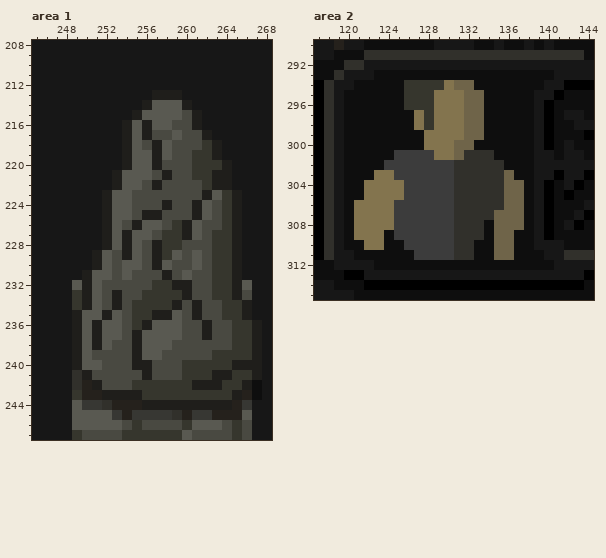
A pixel-art file gets an edit: Rogue/Sprites/TemplateBackground02.aseprite. Above, as it was before the edit.
344x456 pixels, 1 frame. Colours within 5 levels of each other are drawn and written as one. Shown: area 1: x 245..268, y 208..247; area 2: x 117..144, y 290..315. The commit also changed other parts of the picture, which this record leaves out.
The result:
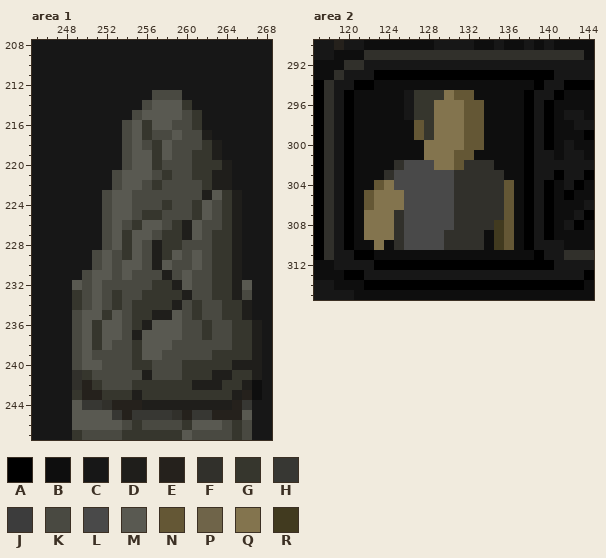
Palette (. is transparent): A #000000  B #0e0e0e  C #171717  D #1f1e1b  E #25211c  F #31302b  G #36362d  H #373733  J #3c3c3c  K #494941  L #494949  M #595951  N #645735  P #6f6449  Q #83744e  R #413a1f
Edits made:
--- area 1, layer "GridCellsTop"
@@ x 245..268 @@
 212 CCCCCCCCCCCCCCCCCCCCCCCC
-213 CCCCCCCCCCCCDDDCCCCCCCCC
-214 CCCCCCCCCCCDMMMDCCCCCCCC
-215 CCCCCCCCCCDMMMMKDCCCCCCC
-216 CCCCCCCCCDMDMMKKDCCCCCCC
-217 CCCCCCCCCDMDKKMKKDCCCCCC
-218 CCCCCCCCCDMKDMKKKGDCCCCC
-219 CCCCCCCCCDMMDMKKGGDCCCCC
-220 CCCCCCCCCDMMDKKKGGGDCCCC
-221 CCCCCCCCDMMMKDKKGGDDCCCC
-222 CCCCCCCCDMMKDKKKKGDDCCCC
-223 CCCCCCCDMMKKKKKKKDMGDCCC
-224 CCCCCCCDMMKKKDKKDMKGDCCC
-225 CCCCCCCDMMKDDKKKDMKGDCCC
-226 CCCCCCCDMKDMMKGDMKKGDCCC
-227 CCCCCCCDMDMMKGGDMKGGDCCC
-228 CCCCCCCDMDMKDGGKKKGGDCCC
-229 CCCCCCDMKDMKDGMKMKGGDCCC
-230 CCCCCCDMKMMKDMKKMKGGDCCC
-231 CCCCCDMMKMKKKDKMKKGGDCCC
-232 CCCCMDMKKKKKGGDDKKGGDMCC
-233 CCCCGDMKDKKGGGGDKKGGDKCC
-234 CCCCGDMKDKGGGGDKDKKGGDCC
-235 CCCCDMMDMKGGDDMKDKKGGDCC
-236 CCCCDMDMMKGDMMMKKDKKGGDC
-237 CCCCDMDMMKDMMMMKKDKKGGDC
-238 CCCCDMDMKKDMMMKKKKKKGGDC
-239 CCCCDMKKKKDMMKKKKKGGGGDC
-240 CCCCDMMKKKDDKKKGGGGGDDDC
-241 CCCCFDKKKKKDKKKGGGDDGGDC
-242 CCCCFEDKKKGGGGGGDDDGGDBC
-243 CCCCGEEDDDDGGGGGGGGGDEBC
+213 CCCCCCCCCCCCKKKCCCCCCCCC
+214 CCCCCCCCCCCKMMMGCCCCCCCC
+215 CCCCCCCCCCKMMMMKGCCCCCCC
+216 CCCCCCCCCKMGMMKKGCCCCCCC
+217 CCCCCCCCCKMGKKMKKDCCCCCC
+218 CCCCCCCCCKMKGMKKKGDCCCCC
+219 CCCCCCCCCKMMGMKKGGDCCCCC
+220 CCCCCCCCCKMMGKKKGGGDCCCC
+221 CCCCCCCCKMMMKGKKGGDDCCCC
+222 CCCCCCCCKMMKGKKKKGDDCCCC
+223 CCCCCCCKMMKKKKKKKDMGDCCC
+224 CCCCCCCKMMKKKGKKGMKGDCCC
+225 CCCCCCCKMMKGGKKKGMKGDCCC
+226 CCCCCCCKMKGMMKGDMKKGDCCC
+227 CCCCCCCKMGMMKGGDMKGGDCCC
+228 CCCCCCCKMGMKDGGKKKGGDCCC
+229 CCCCCCKMKGMKDGMKMKGGDCCC
+230 CCCCCCKMKMMKDMKKMKGGDCCC
+231 CCCCCKMMKMKKKDKMKKGGDCCC
+232 CCCCMKMKKKKKGGDMKKGGDMCC
+233 CCCCGKMKGKKGGGGDKKGGDKCC
+234 CCCCGKMKGKGGGGDKGKKGGDCC
+235 CCCCKMMGMKGGDDMKGKKGGDCC
+236 CCCCKMGMMKGDMMMKKGKKGGDC
+237 CCCCKMGMMKDMMMMKKGKKGGDC
+238 CCCCKMGMKKGMMMKKKKKKGGDC
+239 CCCCKMKKKKGMMKKKKKGGGGDC
+240 CCCCKMMKKKGGKKKGGGGGDDDC
+241 CCCCFGKKKKKDKKKGGGDDGGDC
+242 CCCCFEGKKKGGGGGGDDDGGDBC
+243 CCCCGEEGGGDGGGGGGGGGDEBC
 244 CCCCMHHFEEEDDDDDDDDDEHCC
--- area 2, layers "UI", "Character"
@@ x 117..144 @@
 292 BBBFFCCCCCCCCCCCCCCCCCCCCCCC
-293 BBFCCCBBBBBBBBBBBBBBBBBBCCCC
-294 AFCCBBBBBGGGGQPPBBBBBBBCCAAA
-295 AFCBBBBBBGGGQQQPPBBBBBCCABBB
-296 AFCBBBBBBGGGQQQPPBBBBBCABBBB
-297 AFCBBBBBBBQGQQQPPBBBBBCABCCB
-298 AFCBBBBBBBQGQQQPPBBBBBCABBCC
-299 AFCBBBBBBBBQQQQPPBBBBBCABBBA
-300 AFCBBBBBBBBQQQPPBBBBBBCABCBB
-301 AFCBBBBBJJJJQQPFFFBBBBCCBCCB
-302 AFCBBBBJJJJJJJFFFFFBBBCCCCCC
-303 AFCBBBQQJJJJJJFFFFFPBBCCACCA
-304 AFCBBQQQQJJJJJFFFFFPPBCABCAB
-305 AFCBBQQQQJJJJJFFFFFPPBCABABB
-306 AFCBQQQQJJJJJJFFFFFPPBCABBBC
-307 AFCBQQQQJJJJJJFFFFPPPBCABBCA
-308 AFCBQQQQJJJJJJFFFBPPPBCABCAB
-309 AFCBQQQBJJJJJJFFFBPPBBCABBBB
-310 AFCBBQQBBJJJJJFFBBPPBBCCCBBB
-311 AFCCBBBBBBJJJJFFBBPPBBBCCFFF
-312 BBCCCCBBBBBBBBBBBBBBBBBBCCCC
+293 BBFCCCAAAAAAAAAAAAAAAAAACCCC
+294 AFCCAABBBBBBBBBBBBBBBBACCAAA
+295 AFCABBBBBCGGGQNNBBBBBACCABBB
+296 AFCABBBBBCGGQQQNNBBBBACABBBB
+297 AFCABBBBBCGGQQQNNBBBBACABCCB
+298 AFCABBBBBBNGQQQNNBBBBACABBCC
+299 AFCABBBBBBNGQQQNNBBBBACABBBA
+300 AFCABBBBBBBQQQQNNBBBBACABCBB
+301 AFCABBBBBBBQQQNNBBBBBACCBCCB
+302 AFCABBBBFLLLQQNFFFBBBACCCCCC
+303 AFCABBBFLLLLLLFFFFFBBACCACCA
+304 AFCABBNQLLLLLLFFFFFNBACABCAB
+305 AFCABNQQQLLLLLFFFFFNBACABABB
+306 AFCABNQQQLLLLLFFFFFNBACABBBC
+307 AFCABQQQFLLLLLFFFFFNBACABBCA
+308 AFCABQQQFLLLLLFFFFRNBACABCAB
+309 AFCABQQQFLLLLFFFFBRNBACABBBB
+310 AFCABBQBFLLLLFFFFBRNBACCCBBB
+311 AFCCAABBBBBBBBBBBBBBBBACCFFF
+312 BBCCCCAAAAAAAAAAAAAAAAAACCCC
 313 BBBAACCCCCCCCCCCCCCCCCCCCCCA
Changed places in both pictures, as pixel boxes (x1, y1, x2, y2):
changed: (72, 90, 212, 400)
changed: (344, 70, 554, 270)
